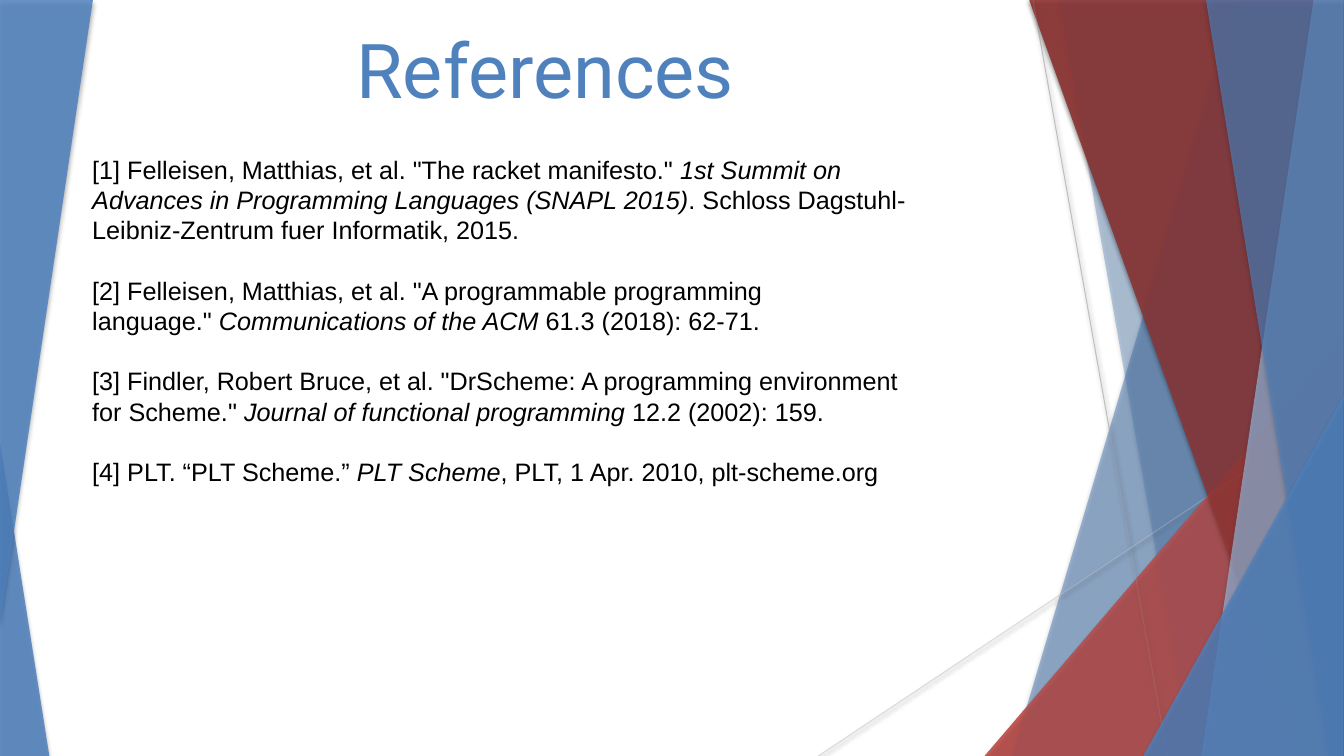
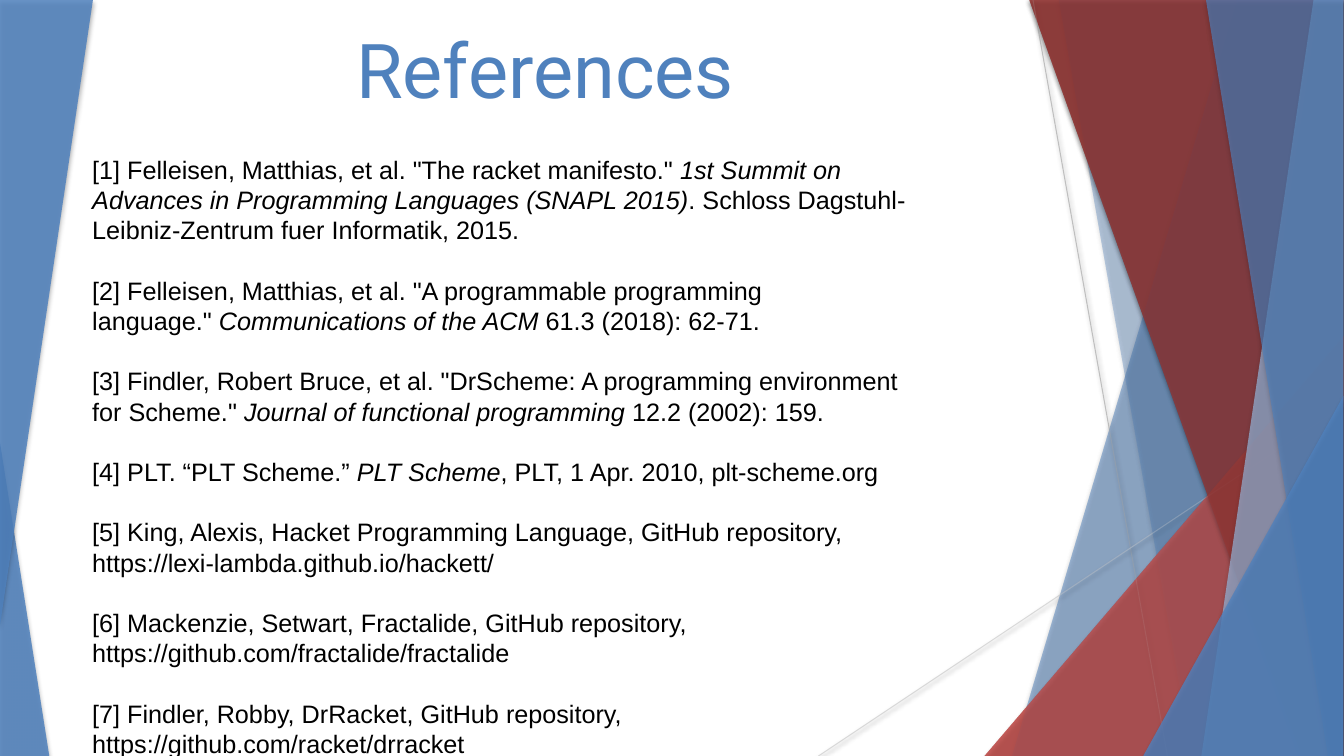
Before and after one commit to stevester94/CSC201_Project, a slide deck: slide 15 of CSC201Sec3Proj3Team4.pptx (slide 17 before the commit). Drawn at 1344x756 pixels with LibreOffice and Linux fonts; fonts in the diff are those of the drawing. Boxes give left, top, right and bottom in pixels: in the first picture for what was removed or moved away, otherwise in the second. Text is boxed around its words. In the diff, an @@ line names an element or a change of style, - is before the commit and + after.

```diff
--- a/CSC201Sec3Proj3Team4.pptx
+++ b/CSC201Sec3Proj3Team4.pptx
@@ freeform shape at <box>1206,0,1344,756</box>: outline redrawn @@
@@ freeform shape at <box>1206,0,1344,756</box>: outline redrawn @@
@@ text at <box>92,522,842,756</box>: paragraphs added @@
+[5] King, Alexis, Hacket Programming Language, GitHub repository, https://lexi-lambda.github.io/hackett/
+[6] Mackenzie, Setwart, Fractalide, GitHub repository, https://github.com/fractalide/fractalide
+[7] Findler, Robby, DrRacket, GitHub repository, https://github.com/racket/drracket
```
Also in this commit, not shown: 8 other slides changed, 2 slides removed.
